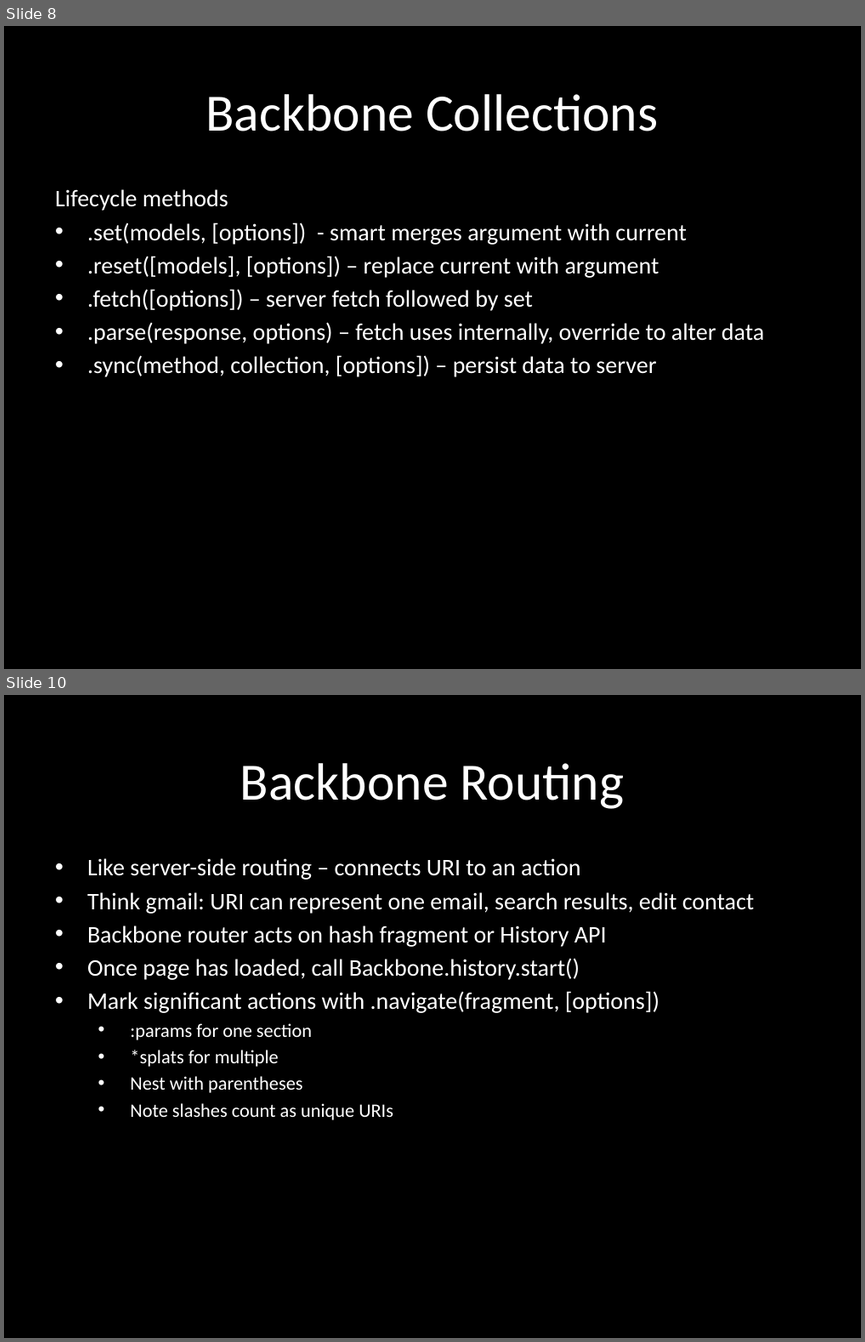
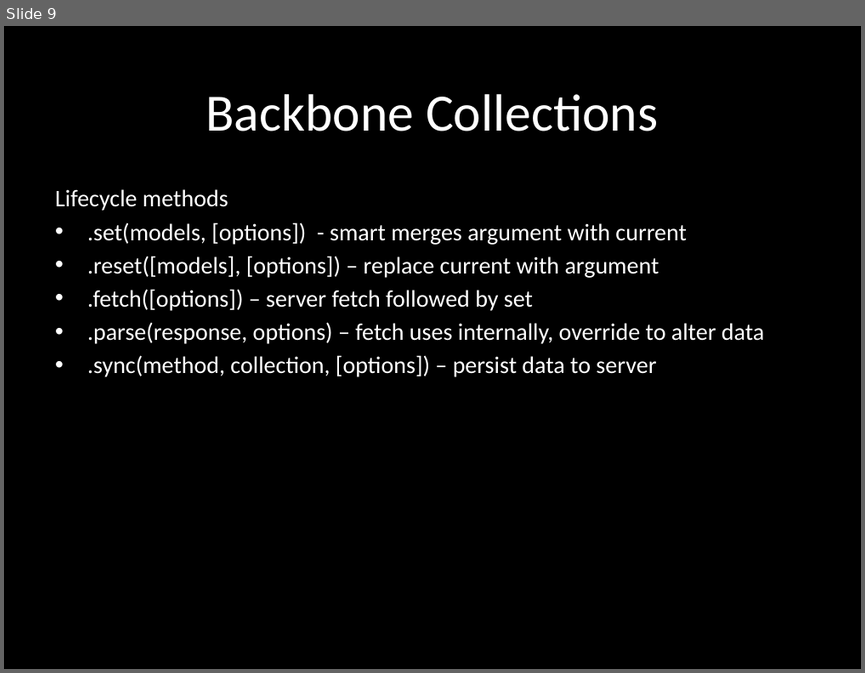
Before and after one commit to eliasjames/training-macys-20160929, a slide deck: slides/Backbone Slides Day 2.pptx. Shown one above the other, each under a label of ours: slides 8 and 10 before the commit, slide 9 after it; the slides between them are not shown. The pictures are 865x1342 and 865x673 pixels, drawn with LibreOffice and Linux fonts; fonts in the diff are those of the drawing. Boxes give left, top, right and bottom in pixels: in the first picture for what was removed or moved away, otherwise in the second. Text is boxed around its words. In the diff, an @@ line names an element or a change of style, - is before the commit and + after.

```diff
--- a/slides/Backbone Slides Day 2.pptx
+++ b/slides/Backbone Slides Day 2.pptx
@@ slide 10 removed at (x1=4, y1=695, x2=861, y2=1338), background #000000 @@
@@ title removed at (x1=240, y1=763, x2=624, y2=809) @@
-Backbone Routing
@@ subtitle removed at (x1=87, y1=858, x2=755, y2=1120) @@
-• Like server-side routing – connects URI to an action
-• Think gmail: URI can represent one email, search results, edit contact
-• Backbone router acts on hash fragment or History API
-• Once page has loaded, call Backbone.history.start()
-• Mark significant actions with .navigate(fragment, [options])
-  • :params for one section
-  • *splats for multiple
-  • Nest with parentheses
-  • Note slashes count as unique URIs
@@ what was slide 8 is now slide 9 @@
```
Also in this commit, not shown: 3 slides changed, 4 slides added, 1 other slide removed, 2 other files.
